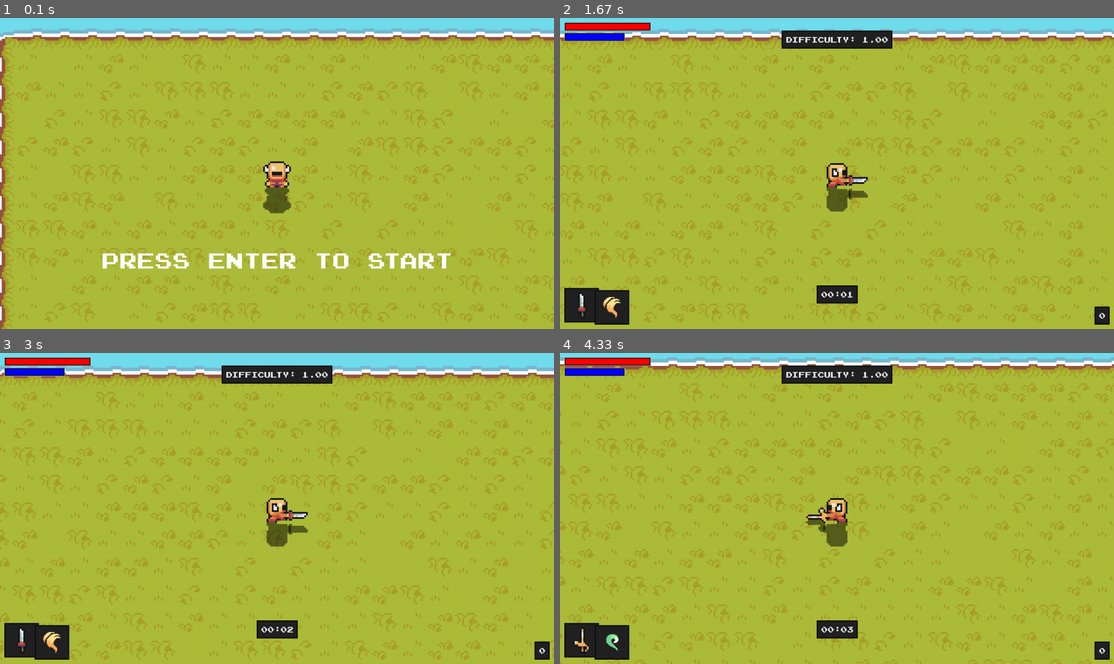
Above: before the commit, frames 1-4 (two rows, left to right).
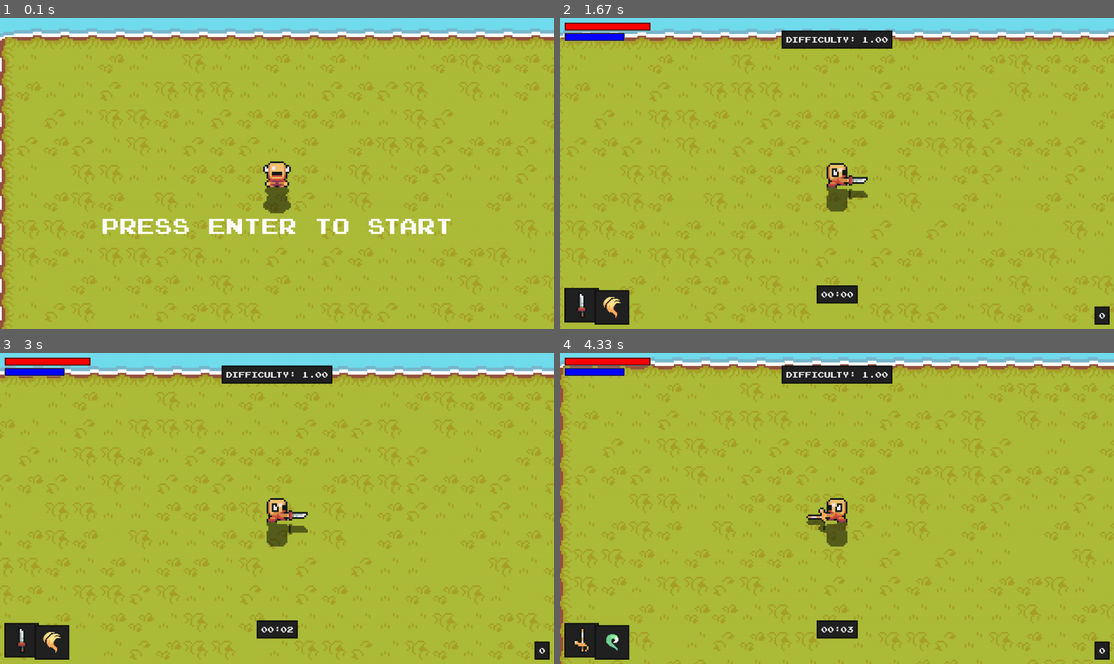
Above: after the commit, the same moments.

Repository: khoa2106vn/PygameProject
Game: pygame game, started from code/main.py
The game is run twice, just before and just after one commit, with the same random seed, the same clock (stepped at 60 frames per second) and the same inputs.
Inputs:
- Up to frame 1 (0.1 s): no input
- Up to frame 2 (1.67 s): tap Enter at 0.33 s; hold R 0.67-1.13 s; hold Right 0.67-1.13 s; hold R 1.17-1.63 s; hold Right 1.17-1.63 s; tap Z at 1.23, 1.53 s
- Up to frame 3 (3 s): hold Right 1.67-2.13 s; tap Z at 1.73, 2.03, 2.23, 2.57, 2.87 s; hold Up 2.17-2.47 s; hold Right 2.5-2.97 s
- Up to frame 4 (4.33 s): hold Left 3-3.53 s; hold A 3-3.53 s; tap Z at 3.07, 3.37, 3.63, 3.97, 4.27 s; hold Down 3.57-3.87 s; hold S 3.57-3.87 s; hold Left 3.9-4.3 s; hold A 3.9-4.3 s

The runs differ from the first frame. In frame 1, 2.9% of the frame differs, in the area x 18-82%, y 64-81%; in frame 2, 10%; in frame 3, 10%; in frame 4, 11%, in the area x 0-100%, y 1-100%.

Commit message:
Added ranking

Diff:
--- /dev/null
+++ b/code/Highscore.py
@@ -0,0 +1,80 @@
+import math
+import pygame
+from settings import *
+
+class Highscore:
+    def __init__(self):
+
+        #general setup
+        self.display_surface = pygame.display.get_surface()
+        self.score_list = self.read_score()
+        self.attribute_nr = len(self.score_list)
+        self.font = pygame.font.Font(UI_FONT, UI_FONT_SIZE)
+        self.font2 = pygame.font.Font(UI_FONT, 50)
+
+        #item creation
+        self.height = self.display_surface.get_size()[1] * 0.1
+        self.width = self.display_surface.get_size()[0] // 6
+        self.create_items()
+
+    def read_score(self):
+        with open('../save/save.txt','r') as score_file:
+            x = sorted(map(lambda x: int (x) , score_file.readlines()), reverse= True)
+        return x[0:5]
+
+    def create_items(self):
+        self.item_list = []
+
+        for item, index in enumerate(range(self.attribute_nr)):
+            #horizontal position
+            full_height = self.display_surface.get_size()[1]
+            left = self.display_surface.get_size()[0] * 0.42
+
+            #vertical position
+            top = (100 + index * 100)
+            #create object
+            item = Item(left, top, self.width, self.height, index, self.font)
+            self.item_list.append(item)
+
+
+    def display(self):
+        text_surf = self.font2.render('HIGHSCORE',False,TEXT_COLOR)
+        bg_rect = pygame.Rect(600, 10 , 80, 80)
+        text_rect = text_surf.get_rect(center = bg_rect.center)
+        pygame.draw.rect(self.display_surface, UI_BG_COLOR, text_rect.inflate(20,20))
+        self.display_surface.blit(text_surf, text_rect)
+        pygame.draw.rect(self.display_surface, UI_BORDER_COLOR, text_rect.inflate(20,20),3)
+
+        for index, item in enumerate(self.item_list):
+            s = int(self.score_list[index])
+
+            hours, remainder = divmod(s, 3600)
+            minutes, seconds = divmod(remainder, 60)
+            #get attributes
+            name = str('{:02}:{:02}'.format(int(minutes), int(seconds)))
+
+            item.display(self.display_surface, name)
+
+class Item:
+    def __init__(self, l, t, w, h, index, font):
+        self.rect = pygame.Rect(l, t, w, h)
+        self.index = index
+        self.font = font
+
+
+    def display_names(self, surface, name):
+        color = TEXT_COLOR
+
+        #title
+        title_surf = self.font.render(name, False, color)
+        title_rect = title_surf.get_rect(midtop = self.rect.midtop + pygame.math.Vector2(0,20))
+
+        #draw
+        surface.blit(title_surf, title_rect)
+
+
+
+    def display(self, surface, name):
+        pygame.draw.rect(surface, UI_BG_COLOR, self.rect)
+        pygame.draw.rect(surface, UI_BORDER_COLOR, self.rect, 4)
+        self.display_names(surface, name)
--- a/code/entity.py
+++ b/code/entity.py
@@ -27,7 +27,7 @@
                     if self.direction.x < 0: #go left
                         self.hitbox.left = sprite.hitbox.right
             for sprite in self.visible_sprites:
-                if hasattr(sprite, 'hitbox') and sprite.hitbox != self.hitbox and sprite.hitbox.colliderect(self.hitbox) and hasattr(sprite, 'health'):
+                if hasattr(sprite, 'hitbox') and sprite.hitbox != self.hitbox and sprite.hitbox.colliderect(self.hitbox) and hasattr(sprite, 'health') and self.sprite_type == 'enemy' and sprite.sprite_type != 'player':
                     if self.direction.x > 0: #go right
                         self.hitbox.right = sprite.hitbox.left
                     if self.direction.x < 0: #go left
@@ -41,7 +41,7 @@
                     if self.direction.y < 0: #go up
                         self.hitbox.top = sprite.hitbox.bottom
             for sprite in self.visible_sprites:
-                if hasattr(sprite, 'hitbox') and sprite.hitbox != self.hitbox and sprite.hitbox.colliderect(self.hitbox) and hasattr(sprite, 'health'):
+                if hasattr(sprite, 'hitbox') and sprite.hitbox != self.hitbox and sprite.hitbox.colliderect(self.hitbox) and hasattr(sprite, 'health') and self.sprite_type == 'enemy' and sprite.sprite_type != 'player':
                     if self.direction.y > 0: #go down
                         self.hitbox.bottom = sprite.hitbox.top
                     if self.direction.y < 0: #go up
--- a/code/gachapon.py
+++ b/code/gachapon.py
@@ -10,15 +10,20 @@
         self.display_surface = pygame.display.get_surface()
         self.player = player
 
-        self.font = pygame.font.Font(UI_FONT, UI_FONT_SIZE)
-        self.trigger = True
+        self.font = pygame.font.Font(UI_FONT, 15)
+        self.display_gacha = True
+        self.rolling = False
+        self.give = True
+        self.done = False
 
         #item creation
         self.height = 128
         self.width = 128
-        self.rollable_items = ['beaf', 'honey', 'sushi', 'tea_leaf']
+        self.rollable_items = ['beef', 'honey', 'magic_wand', 'tea_leaf']
         self.attribute_nr = len(self.rollable_items)
         self.create_items()
+        self.ran_item = randint(1, 400)
+        self.timer = self.ran_item + 100
 
         #selection system
         self.selection_index = 0
@@ -26,12 +31,13 @@
         self.can_move = True
         self.move_fx = pygame.mixer.Sound('../audio/Menu1.wav')
         self.move_fx.set_volume(0.3)
+        self.done_fx = pygame.mixer.Sound('../audio/Success3.wav')
+        self.done_fx.set_volume(0.3)
 
-    def input(self):
-        if self.trigger:
-            self.ran_item = randint(1, 400)
-            self.trigger = False
+
+    def rolling_item(self):
         if self.ran_item > 0:
+            self.rolling = True
             self.ran_item -= 1
             if self.can_move:
                 if self.selection_index < self.attribute_nr - 1:
@@ -44,6 +50,20 @@
                     self.move_fx.play()
                     self.can_move = False
                     self.selection_time = pygame.time.get_ticks()
+        else: self.rolling = False
+
+    def give_item(self):
+        self.gift = self.rollable_items[self.selection_index]
+        if  self.gift == 'beef':
+            self.player.stats['health'] += 20
+        elif self.gift == 'honey':
+            self.player.stats['speed'] += 0.3
+        elif self.gift == 'magic_wand':
+            self.player.stats['magic'] += 5
+        else:
+            self.player.stats['energy'] += 10
+        self.give = False
+
 
 
     def create_items(self):
@@ -56,7 +76,7 @@
             left = (item * increment) + (increment - self.width) // 2
 
             #vertical position
-            top = self.display_surface.get_size()[1] * 0.1
+            top = self.display_surface.get_size()[1] * 0.2
 
             #create object
             item = Item(left, top, self.width, self.height, index, self.font)
@@ -69,13 +89,23 @@
                 self.can_move = True
 
     def display(self):
-        self.input()
+        self.rolling_item()
+        if not self.rolling and self.give:
+            self.give_item()
         self.selection_cooldown()
-
+        self.timer -= 1
+        if self.give == False and self.done == False:
+            self.done_fx.play()
+            self.done = True
+        if self.timer < 0:
+            self.display_gacha = False
         for index, item in enumerate(self.item_list):
             #get attributes
             name = self.rollable_items[index]
             item.display(self.display_surface, self.selection_index, name)
+
+    def isdone(self):
+        return not self.display_gacha
 
 class Item:
     def __init__(self, l, t, w, h, index, font):
@@ -90,17 +120,28 @@
 
     def display_names(self, surface, name, selected):
         color = TEXT_COLOR_SELECTED if selected else TEXT_COLOR
+        name = name.replace('_', ' ')
 
         #title
         title_surf = self.font.render(name, False, color)
         title_rect = title_surf.get_rect(midtop = self.rect.midtop + pygame.math.Vector2(0,20))
 
-        #image
-        full_path = '../graphics/item/' + name +'/idle/0.png'
-        image_surf = pygame.image.load()
 
         #draw
         surface.blit(title_surf, title_rect)
+
+    def display_images(self, surface, name, selected):
+        #image
+        full_path = '../graphics/item/' + name +'/idle/0.png'
+        image_surf = pygame.image.load(full_path).convert_alpha()
+        if name == 'magic_wand':
+            image_surf = pygame.transform.scale(image_surf, (15,54))
+        else:
+            image_surf = pygame.transform.scale(image_surf, (48,48))
+        image_rect = image_surf.get_rect(center = self.rect.center)
+
+        #draw
+        surface.blit(image_surf, image_rect)
 
 
     def display(self, surface, selection_num, name):
@@ -111,3 +152,4 @@
             pygame.draw.rect(surface, UI_BG_COLOR, self.rect)
             pygame.draw.rect(surface, UI_BORDER_COLOR, self.rect, 4)
         self.display_names(surface, name, self.index == selection_num)
+        self.display_images(surface, name, self.index == selection_num)
--- a/code/level.py
+++ b/code/level.py
@@ -1,4 +1,5 @@
 import pygame
+from Highscore import Highscore
 from Timer import Timer
 from debug import debug
 from magic import MagicPlayer
@@ -69,9 +70,11 @@
         self.hit_sound = pygame.mixer.Sound('../audio/Hit4.wav')
         self.hit_sound.set_volume(0.2)
         self.paused_upgrade = False
-        self.paused_inventory = False
+        self.paused_gachapon = False
+        self.paused_ranking = False
         self.game_start = False
         self.font = pygame.font.Font(UI_FONT, UI_FONT_SIZE)
+        self.highscore = Highscore()
 
     def create_magic(self, style, strength, cost):
         if style == 'heal':
@@ -104,7 +107,8 @@
         if c < 0.1:
             Item('sushi', pos , [self.visible_sprites])
         if c < 0.01:
-            Item('scroll_fire', pos, [self.visible_sprites])
+            choice([lambda: Item('scroll_fire', pos, [self.visible_sprites]), lambda: Item('chest', pos, [self.visible_sprites])])()
+
 
 
     def player_attack_logic(self):
@@ -190,7 +194,9 @@
                                     self.create_attack,
                                     self.destroy_attack,
                                     self.create_magic,
-                                    self.visible_sprites
+                                    self.visible_sprites,
+                                    self.toggle_gachapon,
+                                    self.timer
                                     )
                             # else:
                             #     if col == '390': monster_name = 'bamboo'
@@ -229,11 +235,18 @@
             self.upgrade.display()
             if self.timer.running == True:
                 self.timer.pause()
-        elif self.game_paused and self.paused_inventory:
-            self.gachapon.display()
+        elif self.game_paused and self.paused_ranking:
+            self.highscore.display()
             if self.timer.running == True:
                 self.timer.pause()
         else:
+            if self.paused_gachapon:
+                if not self.gachapon.isdone():
+                    self.gachapon.display()
+                else:
+                    self.paused_gachapon = not self.paused_gachapon
+                if self.timer.running == True:
+                    self.timer.pause()
             #update and draw
             if not self.timer.running:
                 self.timer.resume()
@@ -248,6 +261,7 @@
             self.spawn_monster()
             self.increase_difficulty(self.timer.get()/1000)
 
+
     def add_exp(self, amount):
         self.player.exp += amount
 
@@ -255,10 +269,13 @@
         self.game_paused = not self.game_paused
         self.paused_upgrade = not self.paused_upgrade
 
-    def toggle_inventory(self):
+    def toggle_ranking(self):
+        self.game_paused = not self.game_paused
+        self.paused_ranking = not self.paused_ranking
+
+    def toggle_gachapon(self):
         self.gachapon = Gachapon(self.player)
-        self.game_paused = not self.game_paused
-        self.paused_inventory = not self.paused_inventory
+        self.paused_gachapon = True
 
     def menu_start(self):
         self.game_paused = True
--- a/code/main.py
+++ b/code/main.py
@@ -1,7 +1,8 @@
 import pygame, sys
 from settings import *
 from level import Level
-
+import json
+from Highscore import Highscore
 
 class Game:
     def __init__(self):
@@ -22,6 +23,7 @@
         self.started = False
         self.main_sound.play(loops = -1)
         self.font = pygame.font.Font(UI_FONT, 50)
+        self.font2 = pygame.font.Font(UI_FONT, 20)
         self.screen_rect = self.screen.get_rect()
         self.restart_f = False
 
@@ -58,7 +60,7 @@
         self.level.run()
         if not self.started:
             title_surf = self.font.render('press enter to start', False, (255,255,255))
-            title_rect = title_surf.get_rect(center = (self.screen_rect.center[0], self.screen_rect.center[1] + 200))
+            title_rect = title_surf.get_rect(center = (self.screen_rect.center[0], self.screen_rect.center[1] + 120))
             self.screen.blit(title_surf, title_rect)
         pygame.display.update()
         if not self.started:
@@ -74,8 +76,8 @@
                 if event.key == pygame.K_TAB:
                     self.level.toggle_menu()
             if event.type == pygame.KEYDOWN:
-                if event.key == pygame.K_i:
-                    self.level.toggle_inventory()
+                if event.key == pygame.K_r:
+                    self.level.toggle_ranking()
         if self.level.player.health < 0 and self.level.player.restart_pressed:
             self.state = 'restart'
 
--- a/code/player.py
+++ b/code/player.py
@@ -6,21 +6,21 @@
 from Dashing import *
 
 class Player(Entity):
-    def __init__(self,pos,groups, obstacle_sprites, create_attack, destroy_attack, create_magic, visible_sprites):
+    def __init__(self,pos,groups, obstacle_sprites, create_attack, destroy_attack, create_magic, visible_sprites, toggle_gachapon, timer):
         super().__init__(groups)
         self.image = pygame.image.load('../graphics/images/player.png').convert_alpha()
         self.rect = self.image.get_rect(topleft = pos)
         self.hitbox = self.rect.inflate(-6 ,HITBOX_OFFSET['player'])
         self.visible_sprites = visible_sprites
+        self.timer = timer
 
         #graphics setup
         self.import_player_assets()
         self.status = 'down'
         self.display_surface = pygame.display.get_surface()
         #task
-        self.list = []
-        self.loop = False
-
+        self.sprite_type = 'player'
+        self.dead = False
         #movement
 
         self.attacking = False
@@ -72,6 +72,9 @@
         self.is_player = True
         self.font = pygame.font.Font(UI_FONT, 50)
         self.restart_pressed = False
+
+        #gacha
+        self.toggle_gachapon = toggle_gachapon
 
     def input(self):
         if self.health > 0:
@@ -141,8 +144,18 @@
         else:
             self.energy = self.stats['energy']
 
+    def write_to_file(self, data):
+        with open('../save/save.txt','a') as score_file:
+            score_file.write(data + '\n')
+
     def check_death(self):
         if self.health < 0:
+            self.timer.pause()
+            if self.dead == False:
+                s = int(self.timer.get()/1000)
+
+                self.write_to_file(str(s))
+                self.dead = True
             title_surf = self.font.render('press enter to restart', False, (255,255,255))
             if self.g_o_ft:
                 self.game_over.play()
@@ -169,7 +182,11 @@
                             if hasattr(enemy, 'sprite_type') and enemy.sprite_type == 'enemy':
                                 enemy.health = 0
                                 sprite.kill()
-
+                elif sprite.item_name == 'chest':
+                    if sprite.hitbox.colliderect(self.hitbox):
+                        sprite.pick_up_sound.play()
+                        self.toggle_gachapon()
+                        sprite.kill()
 
     def cooldowns(self):
         current_time = pygame.time.get_ticks()
--- a/code/settings.py
+++ b/code/settings.py
@@ -51,7 +51,7 @@
 
 # enemy
 monster_data = {
-    'squid': {'health': 50,'exp':100,'damage':20,'attack_type': 'slash', 'attack_sound':'../audio/attack/slash.wav', 'speed': 3, 'resistance': 3, 'attack_radius': 80, 'notice_radius': 3600},
-    'raccoon': {'health': 300,'exp':250,'damage':40,'attack_type': 'claw',  'attack_sound':'../audio/attack/claw.wav','speed': 3, 'resistance': 1, 'attack_radius': 120, 'notice_radius': 4000},
+    'squid': {'health': 50,'exp':100,'damage':20,'attack_type': 'slash', 'attack_sound':'../audio/attack/slash.wav', 'speed': 4, 'resistance': 3, 'attack_radius': 80, 'notice_radius': 3600},
+    'raccoon': {'health': 300,'exp':250,'damage':40,'attack_type': 'claw',  'attack_sound':'../audio/attack/claw.wav','speed': 4, 'resistance': 1, 'attack_radius': 120, 'notice_radius': 4000},
     'spirit': {'health': 10,'exp':110,'damage':8,'attack_type': 'thunder', 'attack_sound':'../audio/attack/fireball.wav', 'speed': 6, 'resistance': 0.1, 'attack_radius': 60, 'notice_radius': 3500},
-    'bamboo': {'health': 80,'exp':120,'damage':6,'attack_type': 'leaf_attack', 'attack_sound':'../audio/attack/slash.wav', 'speed': 2, 'resistance': 1, 'attack_radius': 50, 'notice_radius': 3000}}
+    'bamboo': {'health': 80,'exp':120,'damage':6,'attack_type': 'leaf_attack', 'attack_sound':'../audio/attack/slash.wav', 'speed': 4, 'resistance': 1, 'attack_radius': 50, 'notice_radius': 3000}}
--- /dev/null
+++ b/save/save.txt
@@ -0,0 +1,6 @@
+10
+12
+21
+20
+27
+40
Renamed: graphics/item/beaf/idle/Beaf.png -> graphics/item/beef/idle/0.png
Binary file added: graphics/item/chest/idle/0.png
Renamed: graphics/item/magic_wand/idle/Sprite.png -> graphics/item/magic_wand/idle/0.png
Not shown, added: audio/Success3.wav
